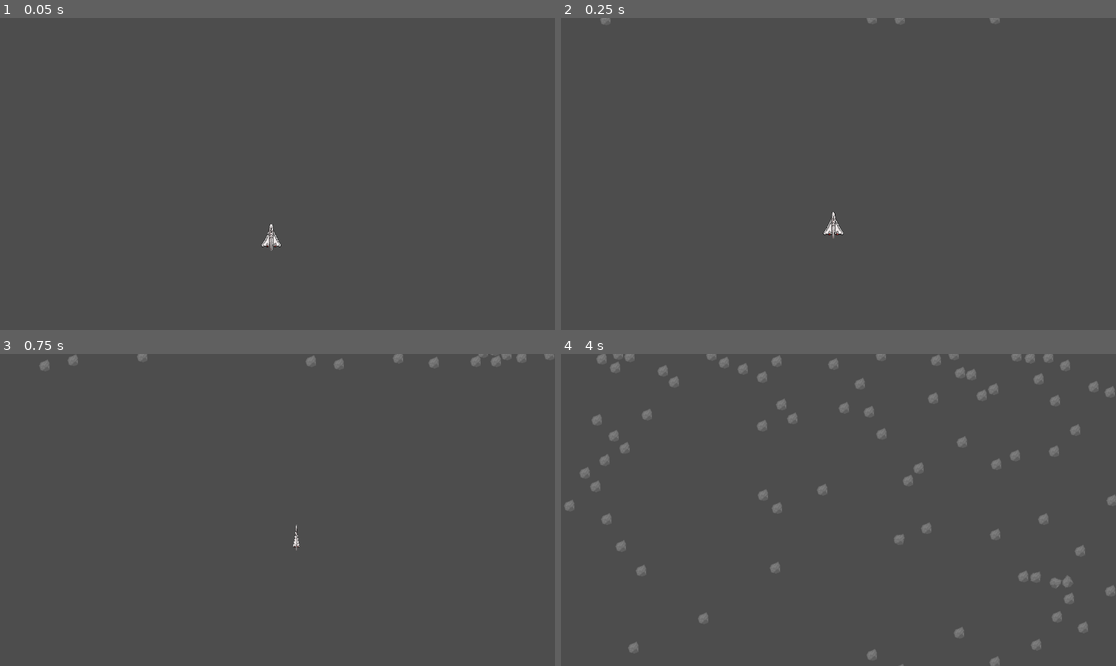
Above: before the commit, frames 1-4 (two rows, left to right).
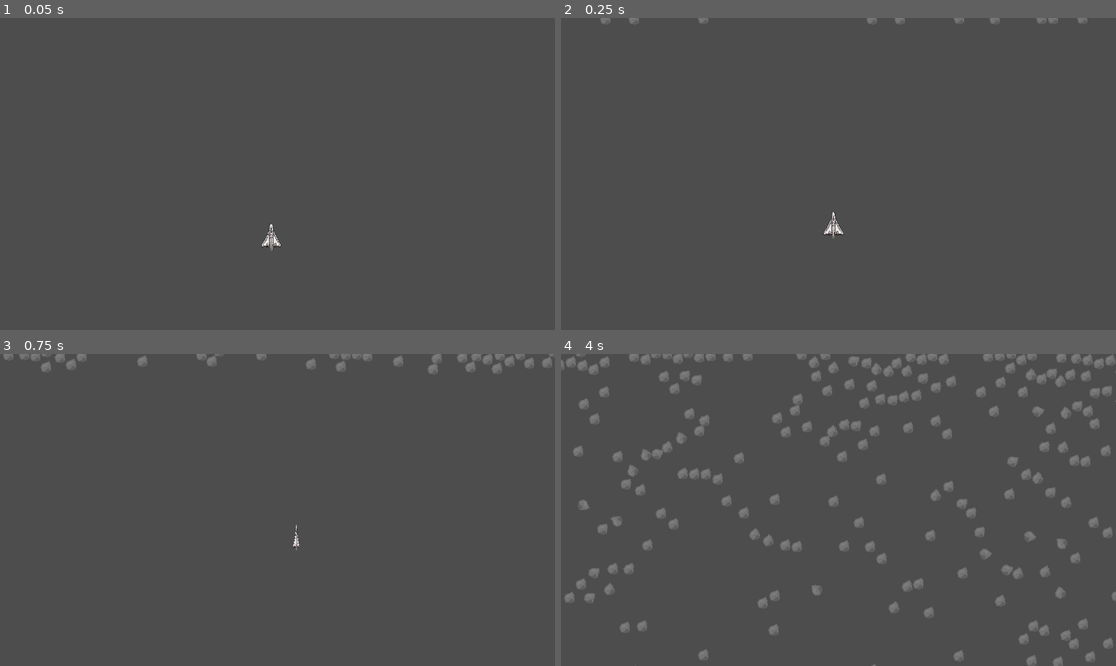
Above: after the commit, the same moments.

Repository: Joel-Singh/a-plain-catastrophe
Game: Godot game, scene res://scenes/Main.tscn
Same seed, same stepped clock (60 frames per second), same inputs: the game is played once before the commit and once after it.
Inputs (mouse positions are in pixels of both pictures, inside the frame that each line leads up to):
- Up to frame 1 (0.05 s): no input
- Up to frame 2 (0.25 s): no input
- Up to frame 3 (0.75 s): move the mouse to (399, 494) at 0.52 s
- Up to frame 4 (4 s): move the mouse to (727, 525) at 1.27 s; move the mouse to (894, 441) at 2.02 s; move the mouse to (810, 572) at 2.77 s; move the mouse to (1005, 556) at 3.52 s

Frame 1 is identical in both runs. In frame 2, 0.1% of the frame differs, in the area x 12-95%, y 0-2%; in frame 3, 0.8%; in frame 4, 8.9%, in the area x 0-100%, y 0-100%.

Commit message:
More obstacles spawn

Diff:
--- a/scenes/Main.tscn
+++ b/scenes/Main.tscn
@@ -11,7 +11,7 @@
 
 [node name="ObstacleTimer" type="Timer" parent="."]
 process_callback = 0
-wait_time = 0.05
+wait_time = 0.1
 autostart = true
 
 [connection signal="timeout" from="ObstacleTimer" to="." method="_on_obstacle_timer_timeout"]
--- a/scenes/SpawnObstacles.gd
+++ b/scenes/SpawnObstacles.gd
@@ -12,8 +12,8 @@
 
 
 func _on_obstacle_timer_timeout():
-  var newObstacle = obstacle.instantiate()
-  var screen = get_viewport_rect()
-  newObstacle.position.x = randi() % int(screen.size.x)
-
-  add_child(newObstacle)
+  for n in 5:
+    var newObstacle = obstacle.instantiate()
+    var screen = get_viewport_rect()
+    newObstacle.position.x = randi() % int(screen.size.x)
+    add_child(newObstacle)
